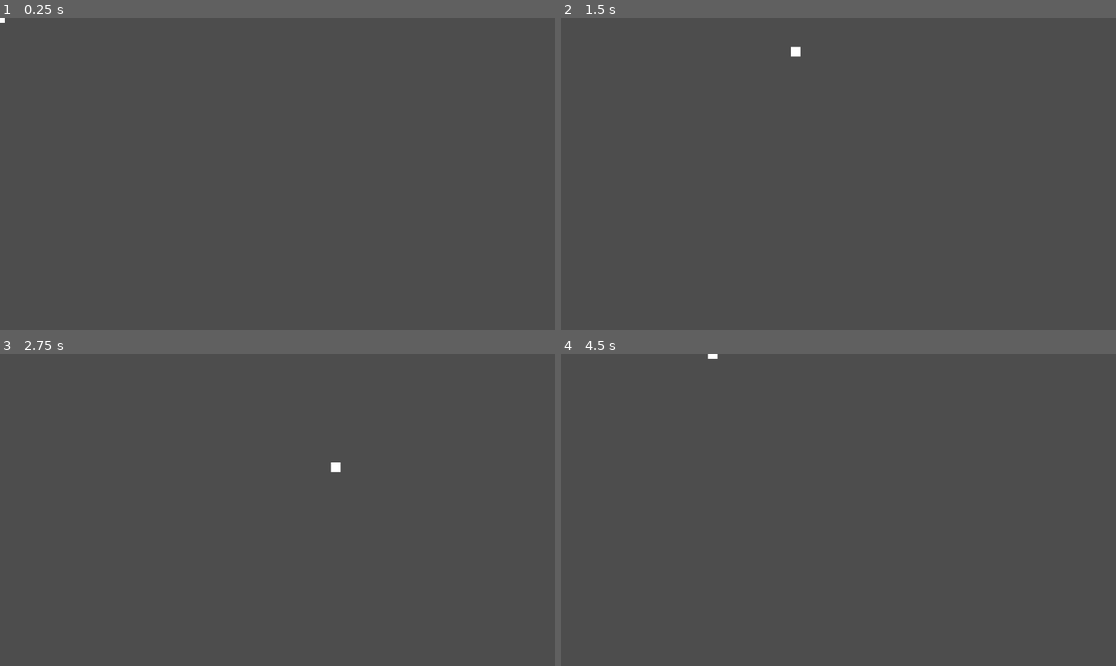
Above: before the commit, frames 1-4 (two rows, left to right).
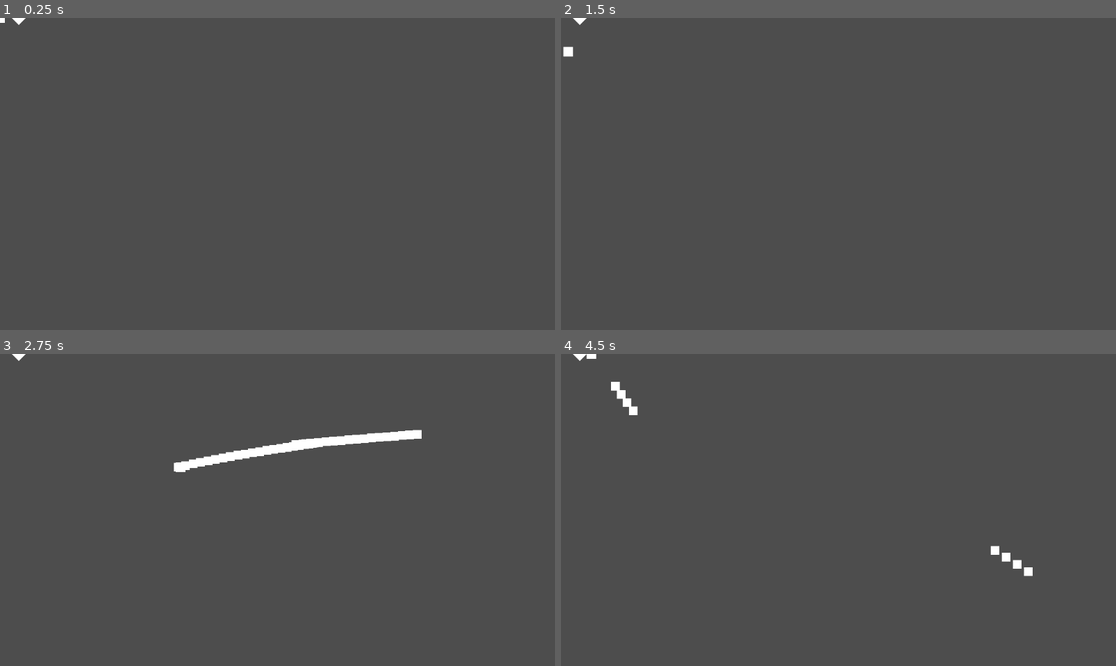
Above: after the commit, the same moments.

Repository: Neadyr/godot_sandbox
Game: Godot game, scene res://main_scene.tscn
The game is run twice, just before and just after one commit, with the same random seed, the same clock (stepped at 60 frames per second) and the same inputs.
Inputs (mouse positions are in pixels of both pictures, inside the frame that each line leads up to):
- Up to frame 1 (0.25 s): no input
- Up to frame 2 (1.5 s): tap Enter at 0.5 s; move the mouse to (960, 158) at 0.52 s; hold Right (ui_right) 0.53-1.28 s; hold Shift (sprint) 0.53-1.28 s; tap Space (dash) at 0.6, 1.25 s; move the mouse to (727, 189) at 1.27 s; hold Down (ui_down) from 1.28 s (still down); tap Shift (sprint) at 1.35 s
- Up to frame 3 (2.75 s): click (166, 525) at 1.55 s; move the mouse to (333, 441) at 2.02 s; release Down (ui_down) at 2.03 s; press the mouse at (333, 441) at 2.03 s; hold Right (ui_right) from 2.03 s (still down); tap Space (dash) at 2.3 s
- Up to frame 4 (4.5 s): move the mouse to (810, 572) at 2.77 s; release Right (ui_right) at 2.78 s; release the mouse at (810, 572) at 2.78 s; hold Up (ui_up) 2.78-3.53 s; tap Space (dash) at 2.85 s; tap Shift (sprint) at 3.05 s; move the mouse to (1005, 556) at 3.52 s; hold Shift (sprint) 3.53-4.28 s; hold Left (ui_left) from 3.53 s (still down); click (1005, 556) at 3.8 s; move the mouse to (672, 463) at 4.27 s; click (672, 463) at 4.35 s

The runs differ from the first frame. In frame 1, less than 0.1% of the frame differs, in the area x 2-5%, y 0-3%; in frame 2, 0.2%; in frame 3, 1.4%, in the area x 2-76%, y 0-38%; in frame 4, 0.5%.

Commit message:
feat - Bullet scene and instanciation

Diff:
--- /dev/null
+++ b/bullet.gd
@@ -0,0 +1,8 @@
+extends Area2D
+var velocity = Vector2.ZERO
+var speed = 50
+func _ready():
+	print("Nouvelle balle avec vitesse :", velocity)
+
+func _physics_process(delta):
+	position += velocity * delta * speed
--- /dev/null
+++ b/bullet.tscn
@@ -0,0 +1,17 @@
+[gd_scene load_steps=4 format=3 uid="uid://rydxldyufvfo"]
+
+[ext_resource type="Script" uid="uid://c2gr51uaiyruk" path="res://bullet.gd" id="1_v7oki"]
+
+[sub_resource type="CircleShape2D" id="CircleShape2D_2c62f"]
+
+[sub_resource type="CanvasTexture" id="CanvasTexture_gyfs4"]
+
+[node name="Bullet" type="Area2D"]
+script = ExtResource("1_v7oki")
+
+[node name="CollisionShape2D" type="CollisionShape2D" parent="."]
+shape = SubResource("CircleShape2D_2c62f")
+
+[node name="Sprite2D" type="Sprite2D" parent="."]
+scale = Vector2(18, 18)
+texture = SubResource("CanvasTexture_gyfs4")
--- a/main_scene.tscn
+++ b/main_scene.tscn
@@ -1,17 +1,23 @@
-[gd_scene load_steps=5 format=3 uid="uid://cfi7gsn5l3ssw"]
+[gd_scene load_steps=8 format=3 uid="uid://cfi7gsn5l3ssw"]
 
 [ext_resource type="Script" uid="uid://bl5k3hnwpyyhe" path="res://Exercices.gd" id="1_0f027"]
 [ext_resource type="Script" uid="uid://cwdehig4mgb7c" path="res://player_handler.gd" id="2_2c62f"]
+[ext_resource type="PackedScene" uid="uid://rydxldyufvfo" path="res://bullet.tscn" id="3_gyfs4"]
 
 [sub_resource type="RectangleShape2D" id="RectangleShape2D_gyfs4"]
 
 [sub_resource type="CanvasTexture" id="CanvasTexture_2c62f"]
+
+[sub_resource type="RectangleShape2D" id="RectangleShape2D_d5x1h"]
+
+[sub_resource type="CanvasTexture" id="CanvasTexture_8mm7a"]
 
 [node name="Main" type="Node2D"]
 script = ExtResource("1_0f027")
 
 [node name="Player" type="CharacterBody2D" parent="."]
 script = ExtResource("2_2c62f")
+bullet_scene = ExtResource("3_gyfs4")
 
 [node name="Hitbox" type="CollisionShape2D" parent="Player"]
 shape = SubResource("RectangleShape2D_gyfs4")
@@ -19,3 +25,16 @@
 [node name="Sprite2D" type="Sprite2D" parent="Player"]
 scale = Vector2(20, 20)
 texture = SubResource("CanvasTexture_2c62f")
+
+[node name="Enemy" type="CharacterBody2D" parent="."]
+position = Vector2(39, 0)
+
+[node name="CollisionShape2D" type="CollisionShape2D" parent="Enemy"]
+rotation = 0.786822
+shape = SubResource("RectangleShape2D_d5x1h")
+
+[node name="Sprite2D" type="Sprite2D" parent="Enemy"]
+position = Vector2(0, 5.96046e-07)
+rotation = 0.785397
+scale = Vector2(20, 20)
+texture = SubResource("CanvasTexture_8mm7a")
--- a/player_handler.gd
+++ b/player_handler.gd
@@ -1,23 +1,30 @@
 extends CharacterBody2D
 var dash_velocity = Vector2.ZERO
 var is_dashing = false
-var dash_cooldown = 5
+var dash_cooldown = 1
 var dash_current_timer = 0
 var stamina_max = 100
 var current_stamina = stamina_max
+var is_sprinting = false
+var sprint_speed: float = 1
+@export var bullet_scene: PackedScene
 
 func _physics_process(delta: float) -> void:
-	print(dash_current_timer)
+	var mouse_position: Vector2 = get_viewport().get_mouse_position()
+	if (Input.is_action_pressed("tir")):
+		print("instantiating...")
+		var bullet = bullet_scene.instantiate()
+		bullet.global_position = self.global_position
+		print("bullet position", position )
+		print("player position",self.global_position )
+		bullet.velocity = (get_viewport().get_mouse_position() - self.global_position).normalized() * bullet.speed / 2
+		get_parent().add_child(bullet)
 	if (dash_current_timer >= 0):
 		dash_current_timer -= delta
 	var dash_strength = 3000
 	var dash_friction = 15
-
 	var direction = Vector2.ZERO
-	var dash_multiplier: int = 1
 	var speed: float = 300
-	var sprint_speed: float = 1
-
 	if (Input.is_action_pressed("ui_right")):
 		direction.x += 1
 	if (Input.is_action_pressed("ui_left")):
@@ -26,8 +33,19 @@
 		direction.y -= 1
 	if (Input.is_action_pressed("ui_down")):
 		direction.y += 1
-	if (Input.is_action_pressed("sprint")):
-		sprint_speed = 1.5
+	if (Input.is_action_just_released("sprint")):
+		is_sprinting = false
+	if (Input.is_action_just_pressed("sprint")):
+		is_sprinting = true
+
+	if (is_sprinting && current_stamina > 0 ):
+			sprint_speed = 1.5
+			current_stamina -= delta * 10
+	else:
+		is_sprinting = false
+		if (current_stamina < 100):
+			sprint_speed = 1
+			current_stamina += delta * 10
 	if (dash_current_timer <= 0):
 		if (Input.is_action_just_pressed("dash")):
 			print("dash")
@@ -41,6 +59,5 @@
 		if dash_velocity.length() < 2:
 			dash_velocity = Vector2.ZERO
 			is_dashing = false
-	print("dash_velocity", dash_velocity)
 	velocity = direction.normalized() * speed * sprint_speed + dash_velocity
 	move_and_slide()
--- a/project.godot
+++ b/project.godot
@@ -59,3 +59,8 @@
 "events": [Object(InputEventKey,"resource_local_to_scene":false,"resource_name":"","device":0,"window_id":0,"alt_presse …(189 unchanged characters)…
 ]
 }
+tir={
+"deadzone": 0.2,
+"events": [Object(InputEventMouseButton,"resource_local_to_scene":false,"resource_name":"","device":-1,"window_id":0,"alt_pressed":false,"shift_pressed":false,"ctrl_pressed":false,"meta_pressed":false,"button_mask":1,"position":Vector2(80, 13),"global_position":Vector2(89, 61),"factor":1.0,"button_index":1,"canceled":false,"pressed":true,"double_click":false,"script":null)
+]
+}
Not shown, added: bullet.gd.uid
